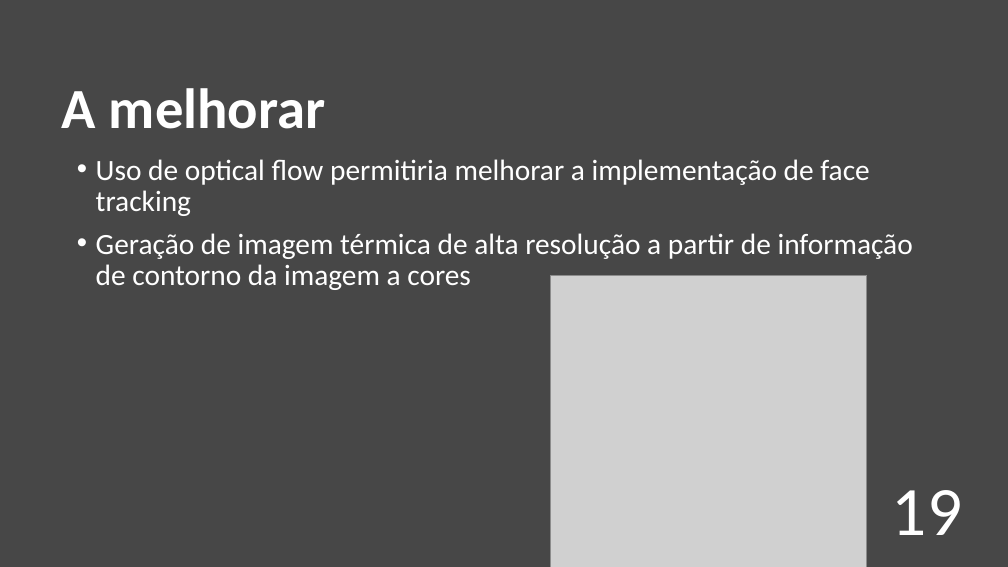
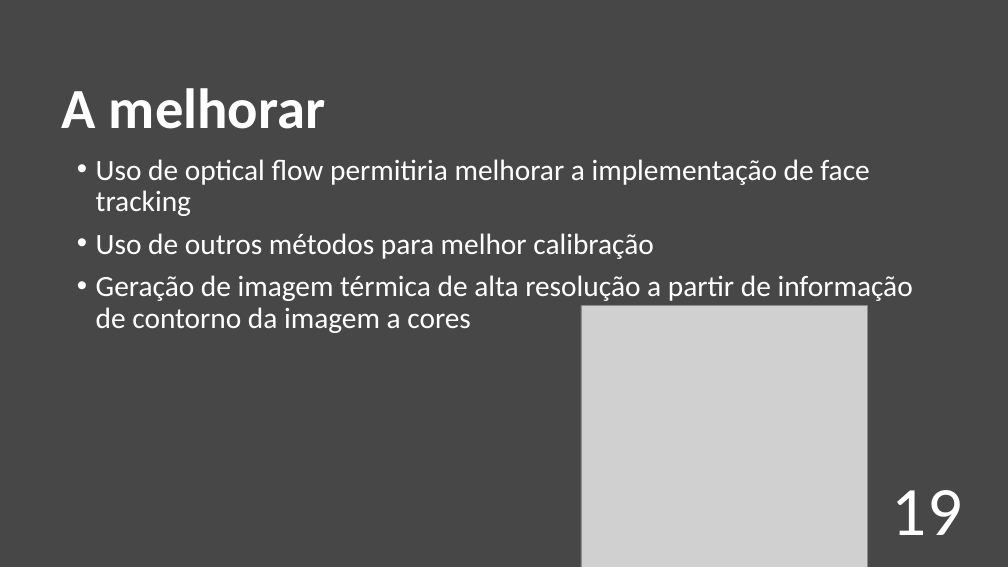
Before and after one commit to RRibeiro8/vc_projecto, a slide deck: slide 19 of docs/Presentation.pptx. Drawn at 1008x567 pixels with LibreOffice and Linux fonts; fonts in the diff are those of the drawing; grey boxes stand for pictures. Boxes give left, top, right and bottom in pixels: in the first picture for what was removed or moved away, otherwise in the second. Text is boxed around its words. In the diff, an @@ line names an element or a change of style, - is before the commit and + after.

```diff
--- a/docs/Presentation.pptx
+++ b/docs/Presentation.pptx
@@ text at (96, 233, 654, 259): paragraph added @@
+• Uso de outros métodos para melhor calibração
@@ picture: place and size @@
-picture at (551, 275, 867, 567)
+picture at (582, 306, 867, 567)
```
Also in this commit, not shown: 5 other slides changed.
